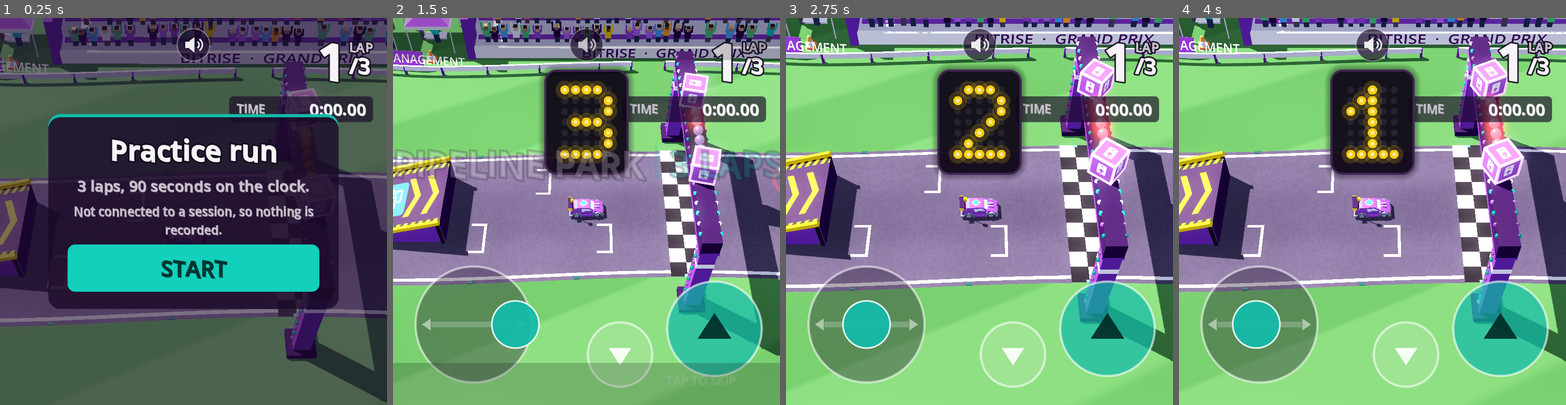
Above: before the commit, frames 1-4 (left to right).
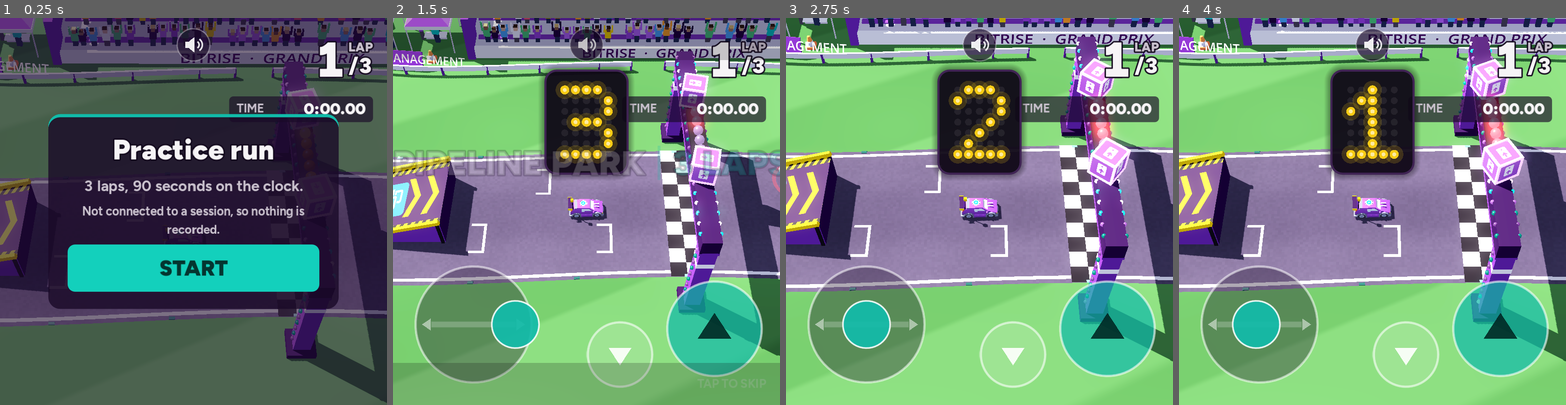
Above: after the commit, the same moments.

Repository: bitrise-silver/bitrise-grand-prix
Game: Godot game, scene res://main.tscn
Same seed, same stepped clock (60 frames per second), same inputs: the game is played once before the commit and once after it.
Inputs (mouse positions are in pixels of both pictures, inside the frame that each line leads up to):
- Up to frame 1 (0.25 s): no input
- Up to frame 2 (1.5 s): click "START" at 0.5 s; tap Enter (ui_accept) at 1.25 s; move the mouse to (671, 192) at 1.27 s; hold Right (ui_right) from 1.28 s (still down); click (671, 192) at 1.42 s
- Up to frame 3 (2.75 s): tap Enter (ui_accept) at 1.52 s; release Right (ui_right) at 2 s; drag from (902, 230) to (960, 288) at 2.02 s
- Up to frame 4 (4 s): move the mouse to (1411, 126) at 2.77 s; hold Right (ui_right) 2.78-3.5 s; drag from (1353, 288) to (1256, 153) at 3.52 s

The runs differ from the first frame. In frame 1, 4.5% of the frame differs, in the area x 19-97%, y 5-68%; in frame 2, 4.1%; in frame 3, 1.1%; in frame 4, 1.1%.

Commit message:
Update font

Diff:
--- a/game/scripts/hud.gd
+++ b/game/scripts/hud.gd
@@ -28,6 +28,14 @@
 const COL_WARN := Color("#ff8091")
 const COL_LED := Color("#f9cc15")
 const COL_FADE := Color("#1d0a2b")
+## Figtree, Bitrise's brand font (the one Bitkit uses), in two parts: basic Latin, and the
+## accented letters of Latin Extended. Both are variable fonts with every weight in one file.
+const FIGTREE_LATIN := preload("res://assets/fonts/figtree-latin.woff2")
+const FIGTREE_LATIN_EXT := preload("res://assets/fonts/figtree-latin-ext.woff2")
+## Names, numbers, headings and buttons.
+const WEIGHT_HEAVY := 900
+## Sentences, table rows and small captions.
+const WEIGHT_BODY := 700
 const MARGIN := 26.0
 ## The remaining time only appears once it is worth worrying about.
 const TIME_WARNING_MS := 15_000
@@ -52,7 +60,9 @@
 ## drive; the first touch turns them on anyway.
 var touch_controls := true
 
+## Figtree: the heavy weight is the theme's default; panel text uses the lighter one.
 var _font: FontVariation
+var _body_font: FontVariation
 var _root: Control
 var _fade: ColorRect
 var _fade_tween: Tween
@@ -346,11 +356,8 @@
 
 func _ready() -> void:
 	touch_controls = has_touch_screen()
-	_font = FontVariation.new()
-	_font.base_font = ThemeDB.fallback_font
-	_font.variation_embolden = 0.9
-	# A forward lean, for a bit of speed.
-	_font.variation_transform = Transform2D(Vector2(1, 0), Vector2(-0.16, 1), Vector2.ZERO)
+	_font = figtree(WEIGHT_HEAVY)
+	_body_font = figtree(WEIGHT_BODY)
 
 	_root = Control.new()
 	_root.set_anchors_and_offsets_preset(Control.PRESET_FULL_RECT)
@@ -536,9 +543,8 @@
 	_right.add_child(row)
 	var line := HBoxContainer.new()
 	row.add_child(line)
-	var caption := _label(22, COL_DIM)
+	var caption := _body_label(22, COL_DIM)
 	caption.text = caption_text
-	caption.add_theme_constant_override("outline_size", 0)
 	caption.size_flags_horizontal = Control.SIZE_EXPAND_FILL
 	line.add_child(caption)
 	var value := _label(30, COL_TEXT)
@@ -606,13 +612,13 @@
 		bar.mouse_filter = Control.MOUSE_FILTER_IGNORE
 		_intro.add_child(bar)
 		_intro_bars.append(bar)
-	var skip := _label(22, COL_DIM)
+	var skip := _body_label(22, COL_DIM)
 	skip.text = "TAP TO SKIP" if touch_controls else "PRESS ANY KEY TO SKIP"
-	skip.add_theme_constant_override("outline_size", 0)
-	skip.set_anchors_and_offsets_preset(Control.PRESET_BOTTOM_RIGHT)
-	skip.grow_horizontal = Control.GROW_DIRECTION_BEGIN
-	skip.grow_vertical = Control.GROW_DIRECTION_BEGIN
-	skip.position = Vector2(-MARGIN - 150.0, -54.0)
+	# Fills the bottom bar and keeps to its right margin, however long the hint is.
+	skip.set_anchors_and_offsets_preset(Control.PRESET_FULL_RECT)
+	skip.offset_right = -MARGIN
+	skip.horizontal_alignment = HORIZONTAL_ALIGNMENT_RIGHT
+	skip.vertical_alignment = VERTICAL_ALIGNMENT_CENTER
 	_intro_bars[1].add_child(skip)
 
 	var center := CenterContainer.new()
@@ -703,15 +709,13 @@
 	_panel_title = _label(52, COL_TEXT)
 	_panel_title.horizontal_alignment = HORIZONTAL_ALIGNMENT_CENTER
 	column.add_child(_panel_title)
-	_panel_subtitle = _label(28, COL_DIM)
+	_panel_subtitle = _body_label(28, COL_DIM)
 	_panel_subtitle.horizontal_alignment = HORIZONTAL_ALIGNMENT_CENTER
 	_panel_subtitle.autowrap_mode = TextServer.AUTOWRAP_WORD_SMART
-	_panel_subtitle.add_theme_constant_override("outline_size", 0)
 	column.add_child(_panel_subtitle)
-	_panel_note = _label(22, COL_DIM)
+	_panel_note = _body_label(22, COL_DIM)
 	_panel_note.horizontal_alignment = HORIZONTAL_ALIGNMENT_CENTER
 	_panel_note.autowrap_mode = TextServer.AUTOWRAP_WORD_SMART
-	_panel_note.add_theme_constant_override("outline_size", 0)
 	column.add_child(_panel_note)
 	_panel_button = _button(40)
 	column.add_child(_panel_button)
@@ -740,8 +744,7 @@
 	heading.text = "RESULTS"
 	heading.size_flags_horizontal = Control.SIZE_EXPAND_FILL
 	header.add_child(heading)
-	_results_session = _label(24, COL_DIM)
-	_results_session.add_theme_constant_override("outline_size", 0)
+	_results_session = _body_label(24, COL_DIM)
 	header.add_child(_results_session)
 	var rule := ColorRect.new()
 	rule.color = Color(1, 1, 1, 0.25)
@@ -758,8 +761,7 @@
 	detail.add_theme_constant_override("separation", -2)
 	detail.size_flags_horizontal = Control.SIZE_EXPAND_FILL
 	summary.add_child(detail)
-	_results_subtitle = _label(26, COL_TEXT)
-	_results_subtitle.add_theme_constant_override("outline_size", 0)
+	_results_subtitle = _body_label(26, COL_TEXT)
 	_results_subtitle.autowrap_mode = TextServer.AUTOWRAP_WORD_SMART
 	detail.add_child(_results_subtitle)
 
@@ -792,8 +794,7 @@
 			swatch.size_flags_vertical = Control.SIZE_SHRINK_CENTER
 			line.add_child(swatch)
 			continue
-		var cell := _label(text_size, text_color)
-		cell.add_theme_constant_override("outline_size", 0)
+		var cell := _body_label(text_size, text_color)
 		cell.text = str(cells[i])
 		cell.clip_text = true
 		if widths[i] > 0:
@@ -828,10 +829,9 @@
 	title.text = "Turn your phone sideways"
 	title.horizontal_alignment = HORIZONTAL_ALIGNMENT_CENTER
 	column.add_child(title)
-	var note := _label(24, COL_DIM)
+	var note := _body_label(24, COL_DIM)
 	note.text = "Bitrise Grand Prix is played in landscape."
 	note.horizontal_alignment = HORIZONTAL_ALIGNMENT_CENTER
-	note.add_theme_constant_override("outline_size", 0)
 	column.add_child(note)
 
 
@@ -963,8 +963,7 @@
 	var line := HBoxContainer.new()
 	line.add_theme_constant_override("separation", 10)
 	row.add_child(line)
-	var rank := _label(26, COL_ON_ACCENT if you else COL_TEXT)
-	rank.add_theme_constant_override("outline_size", 0)
+	var rank := _body_label(26, COL_ON_ACCENT if you else COL_TEXT)
 	rank.text = cells[0]
 	rank.custom_minimum_size.x = 30
 	rank.horizontal_alignment = HORIZONTAL_ALIGNMENT_CENTER
@@ -974,8 +973,7 @@
 	swatch.custom_minimum_size = Vector2(5, 26)
 	swatch.size_flags_vertical = Control.SIZE_SHRINK_CENTER
 	line.add_child(swatch)
-	var name_label := _label(26, COL_ON_ACCENT if you else COL_TEXT)
-	name_label.add_theme_constant_override("outline_size", 0)
+	var name_label := _body_label(26, COL_ON_ACCENT if you else COL_TEXT)
 	name_label.text = cells[2]
 	name_label.clip_text = true
 	name_label.size_flags_horizontal = Control.SIZE_EXPAND_FILL
@@ -1175,6 +1173,28 @@
 static func format_time(ms: int) -> String:
 	var centis := int(round(ms / 10.0))
 	return "%d:%02d.%02d" % [centis / 6000, (centis % 6000) / 100, centis % 100]
+
+
+## Figtree at `weight` (300 to 900). Letters it lacks, such as Cyrillic and Greek, come from
+## Godot's built-in font.
+static func figtree(weight: int) -> FontVariation:
+	# The Latin Extended part holds only accented letters, so Godot doesn't count it as a Latin
+	# font and would take Ł or Ő from the built-in font instead. Tell it otherwise.
+	FIGTREE_LATIN_EXT.set_script_support_override("Latn", true)
+	var font := _figtree_part(FIGTREE_LATIN, weight)
+	font.fallbacks = [_figtree_part(FIGTREE_LATIN_EXT, weight), ThemeDB.fallback_font]
+	return font
+
+
+static func _figtree_part(file: FontFile, weight: int) -> FontVariation:
+	var text_server := TextServerManager.get_primary_interface()
+	var part := FontVariation.new()
+	part.base_font = file
+	# By tag: Godot 4.7 ignores the axis when it is given as the string "wght".
+	part.variation_opentype = {text_server.name_to_tag("wght"): weight}
+	# Digits all the same width, so a running time holds still instead of shaking.
+	part.opentype_features = {text_server.name_to_tag("tnum"): 1}
+	return part
 
 
 # --- touch input ----------------------------------------------------------------------------------
@@ -1269,6 +1289,7 @@
 		_reverse_button.pressed = false
 
 
+## A label in the heavy weight with a dark outline, which keeps it readable over the track.
 func _label(font_size: int, color: Color) -> Label:
 	var label := Label.new()
 	label.add_theme_font_size_override("font_size", font_size)
@@ -1277,3 +1298,12 @@
 	label.add_theme_constant_override("outline_size", 10)
 	label.mouse_filter = Control.MOUSE_FILTER_IGNORE
 	return label
+
+
+## A label in the lighter weight without an outline, for text on a panel: sentences, table rows
+## and small captions.
+func _body_label(font_size: int, color: Color) -> Label:
+	var label := _label(font_size, color)
+	label.add_theme_font_override("font", _body_font)
+	label.add_theme_constant_override("outline_size", 0)
+	return label
--- a/game/scripts/main.gd
+++ b/game/scripts/main.gd
@@ -275,12 +275,13 @@
 	camera.look_at(Vector3(0, 0, 5))
 
 
-func _build_world(track_id: String) -> void:
+## `server_track` is the server's copy of the track file, when it sent one.
+func _build_world(track_id: String, server_track: Dictionary = {}) -> void:
 	if track:
 		return
 	track = Track.new()
 	add_child(track)
-	if not track.build(track_id):
+	if not track.build(track_id, server_track):
 		track.build(DEFAULT_TRACK)
 	scenery = Scenery.new()
 	scenery.detail = 0.6 if low_end else 1.0
@@ -332,7 +333,9 @@
 			_laps_total = int(message.get("laps", 3))
 			var session: Dictionary = message.get("session", {})
 			_apply_session(session)
-			_build_world(str(session.get("trackId", DEFAULT_TRACK)))
+			# Race the server's copy of the track: it referees the run on that one.
+			var server_track: Variant = message.get("track")
+			_build_world(str(session.get("trackId", DEFAULT_TRACK)), server_track if server_track is Dictionary else {})
 			# The server referees the run, so its time limit wins over the game's copy of the track.
 			var limit := int(message.get("timeLimitMs", 0))
 			if limit > 0:
--- a/game/scripts/track.gd
+++ b/game/scripts/track.gd
@@ -1,6 +1,6 @@
 extends Node3D
-## Builds the drivable part of a track from a JSON file in res://tracks: road, kerbs, sand
-## traps, Armco barriers, the start/finish line, ramps, walls and pickups, and the lights on
+## Builds the drivable part of a track from its JSON file (the server's copy in a session, else
+## the one in res://tracks): road, kerbs, sand traps, Armco barriers, the start/finish line, ramps, walls and pickups, and the lights on
 ## them (start lights, chase lights, bend markers, road studs). Scenery (grass, trees, crowds,
 ## flags) is scenery.gd's job. Also answers "is this point on the road?" and holds the gates
 ## used for lap counting.
@@ -80,8 +80,12 @@
 	return parsed if parsed is Dictionary else {}
 
 
-func build(id: String) -> bool:
-	data = read_track_file(id)
+## Builds track `id` from `given`, the server's copy of its file, when there is one; otherwise
+## from the game's own copy. In a session the server referees every run on its copy, and racing
+## on a different one (an older or newer export) can get honest runs flagged.
+func build(id: String, given: Dictionary = {}) -> bool:
+	var centerline: Variant = given.get("centerline")
+	data = given if centerline is Array and not (centerline as Array).is_empty() else read_track_file(id)
 	if data.is_empty():
 		push_error("Track '%s' could not be loaded." % id)
 		return false
Not shown, added: game/assets/fonts/LICENSE-Figtree-OFL.txt
Binary file added: game/assets/fonts/figtree-latin-ext.woff2
Not shown, added: game/assets/fonts/figtree-latin-ext.woff2.import
Binary file added: game/assets/fonts/figtree-latin.woff2
Not shown, added: game/assets/fonts/figtree-latin.woff2.import
Not shown, changed: NOTICE.md
Not shown, changed: packages/server/src/realtime.ts
Not shown, added: packages/server/test/realtime.test.ts
Not shown, changed: packages/shared/src/index.ts
